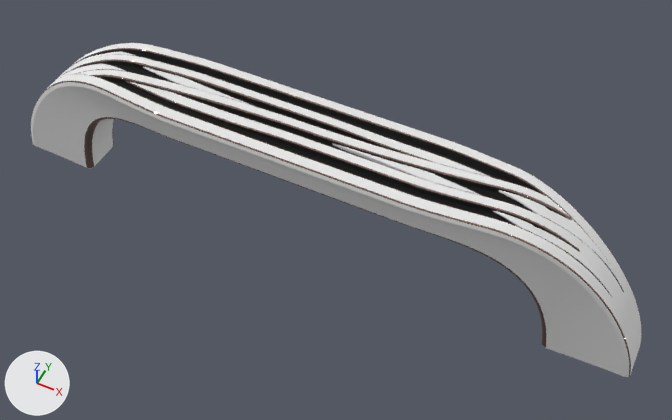
An edit to the glTF model models/FC001-128-B.glb, drawn before and after from the same camera.
One viewpoint serves both versions: a camera (50 mm lens) standing at (65.1, -116.5, 157.6) and looking at (7.3, -0.8, 12.9). Arrows for +X, +Y and +Z are at lower left; the lights stay in place. The picture after the commit comes second. Where no turn or scale is listed for an object, it has been applied to the vertices.

The first picture shows 'FC001-128-A_Edge', 'FC001-128-A_Edge.001', 'FC001-128-B_Body', 'FC001-128-B_Body_2', 'FC001-128-B_Body_4', 'FC001-128-B_Body_Black', 'FC001-128-B_Body_Black.001', 'FC001-128-B_Edge', 'FC001-128-B_Edge.001', 'FC001-128-B_Edge.002', 'FC001-128-B_Edge.003', 'FC001-128-B_Edge.004', 'FC001-128-B_Edge.005', 'FC001-128-B_Edge.006' and 1 more.
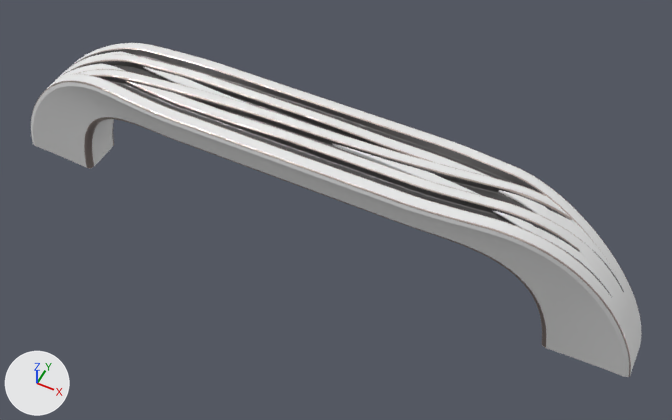
Boxes (x1, y1, x2, y2) around the edits, measured in the pictures (672 x 420 px):
'FC001-128-B_Body_Black', recoloured
    both: (99, 76, 596, 277)
'FC001-128-B_Body_Black.001', recoloured
    both: (78, 49, 543, 194)
'FC001-128-B_Edge.002', surface changed
    both: (87, 48, 595, 277)
'FC001-128-B_Edge.006', surface changed
    both: (46, 81, 631, 370)
'FC001-128-A_Edge.001', surface changed
    both: (125, 81, 580, 251)
'FC001-128-B_Edge.003', surface changed
    both: (78, 59, 433, 162)
'FC001-128-A_Edge', surface changed
    both: (178, 94, 551, 221)
'FC001-128-B_Edge.004', surface changed
    both: (99, 54, 494, 178)

The change in detail:
Material 'Black Matte Paint' (mat_black_matte_paint) changes colour from black #000000 to dark grey #6e6d6d; in linear values from (0.0, 0.0, 0.0) to (0.157, 0.153, 0.153).
In material 'Polished Bronze' (mat_polished_bronze), roughness goes from 0.0 to 0.32.
